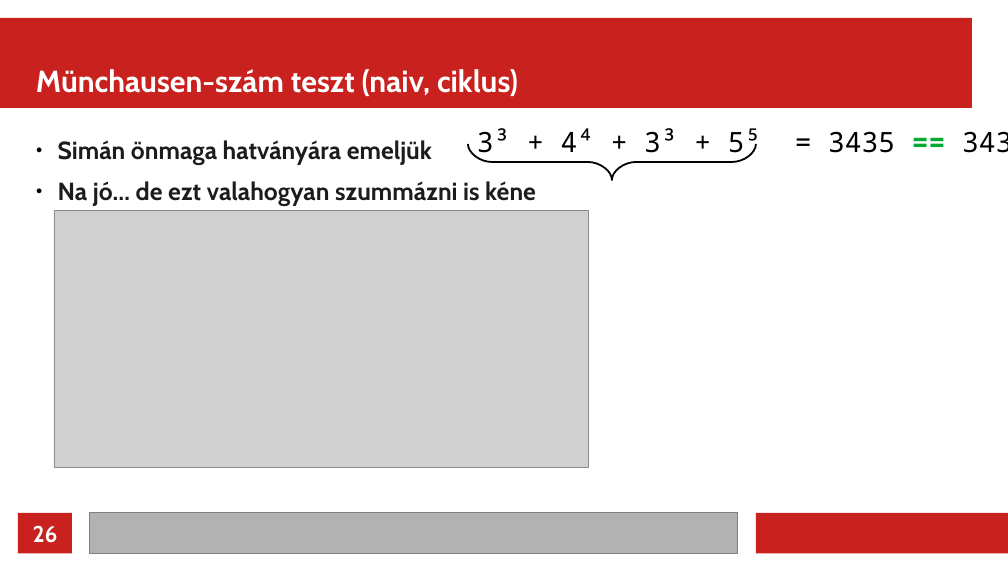
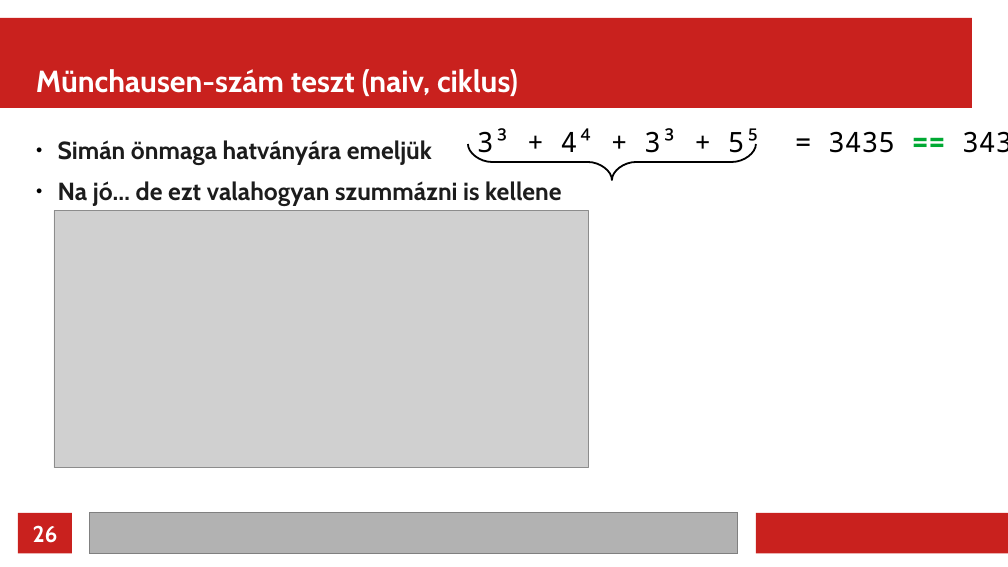
Before and after one commit to rkeeves/munchausen, a slide deck: slide 26 of presentation/munchausen_basic.odp. Drawn at 1008x567 pixels with LibreOffice and Linux fonts; fonts in the diff are those of the drawing; grey boxes stand for pictures. Boxes give left, top, right and bottom in pixels: in the first picture for what was removed or moved away, otherwise in the second. Text is boxed around its words. In the diff, an @@ line names an element or a change of style, - is before the commit and + after.

Commit message:
Grammar and content formatting fixes

```diff
--- a/presentation/munchausen_basic.odp
+++ b/presentation/munchausen_basic.odp
@@ text at bbox=[58, 181, 561, 205]: text changed @@
-● Na jó… de ezt valahogyan szummázni is kéne
+● Na jó… de ezt valahogyan szummázni is kellene
```
Also in this commit, not shown: 11 other slides changed.
